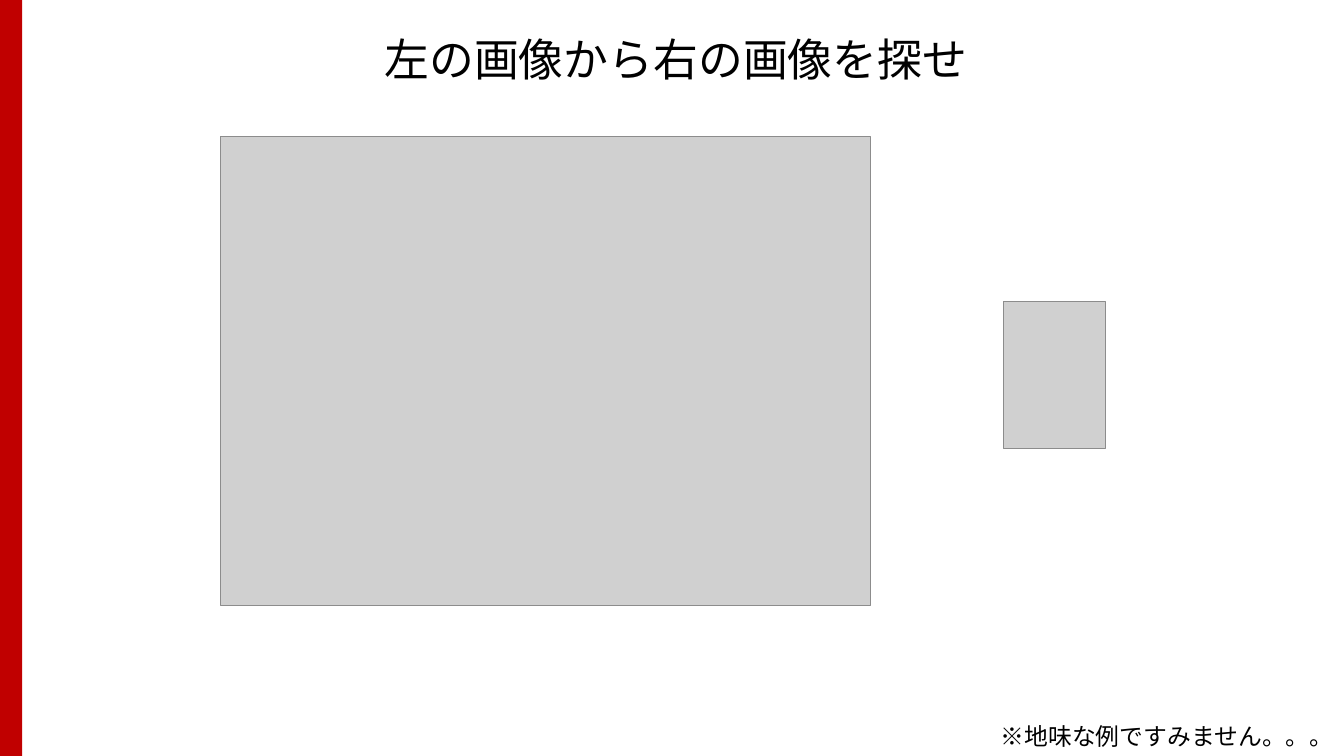
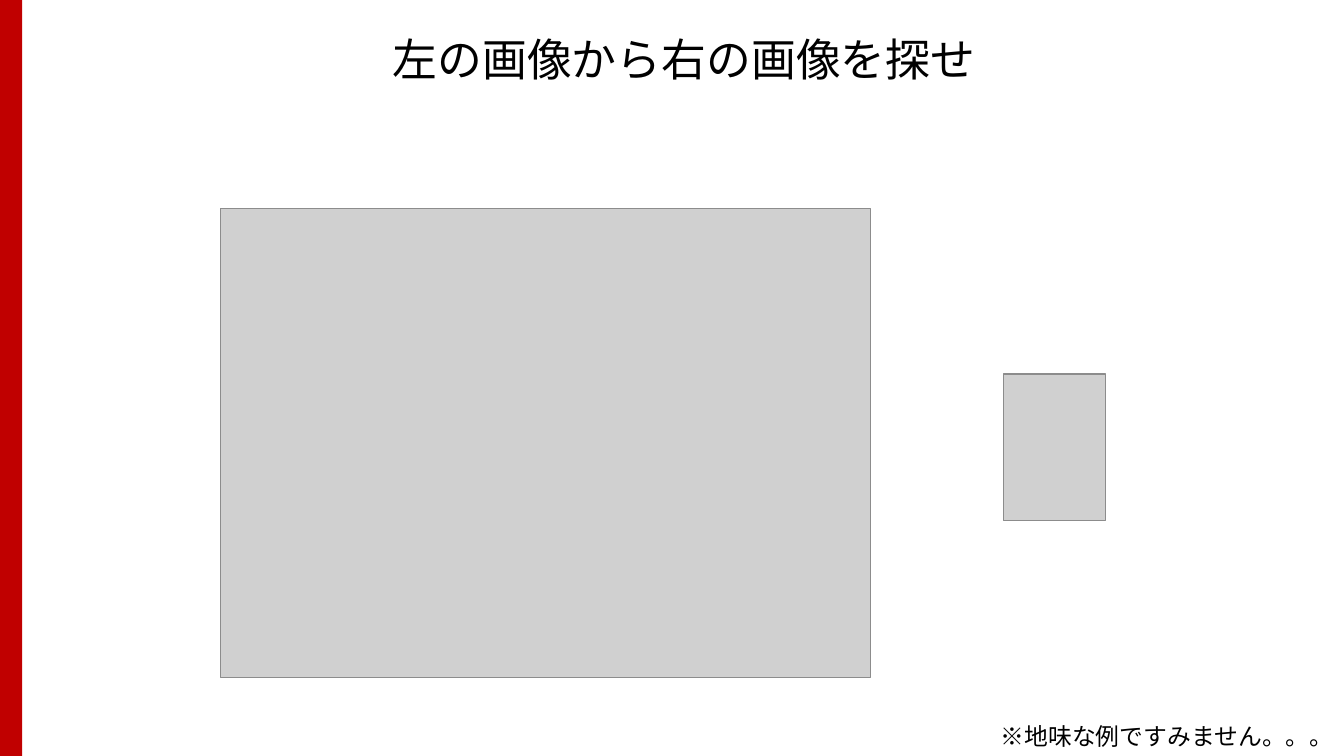
Before and after one commit to TakashiIjiri/TakashiIjiri.github.io, a slide deck: slide 6 of classes/dm2017/DigitalMedia2_8.pptx. Drawn at 1344x756 pixels with LibreOffice and Linux fonts; fonts in the diff are those of the drawing; grey boxes stand for pictures. Boxes give left, top, right and bottom in pixels: in the first picture for what was removed or moved away, otherwise in the second. Text is boxed around its words. In the diff, an @@ line names an element or a change of style, - is before the commit and + after.

```diff
--- a/classes/dm2017/DigitalMedia2_8.pptx
+++ b/classes/dm2017/DigitalMedia2_8.pptx
@@ title "左の画像から右の画像を探せ": place and size @@
-title "左の画像から右の画像を探せ" at [385,38,968,80]
+title "左の画像から右の画像を探せ" at [393,38,976,80]
@@ picture: place and size @@
-picture at [221,136,870,605]
+picture at [221,209,870,678]
@@ picture: place and size @@
-picture at [1003,301,1105,449]
+picture at [1003,374,1105,521]
```
Also in this commit, not shown: 6 other slides changed, 12 other files.
